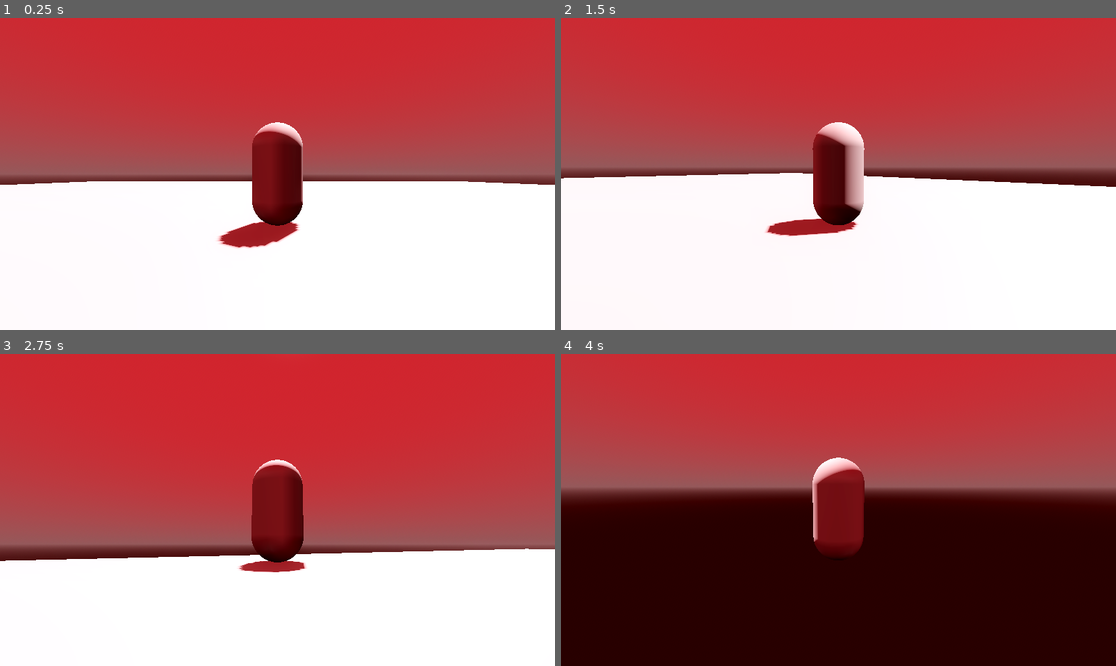
Above: before the commit, frames 1-4 (two rows, left to right).
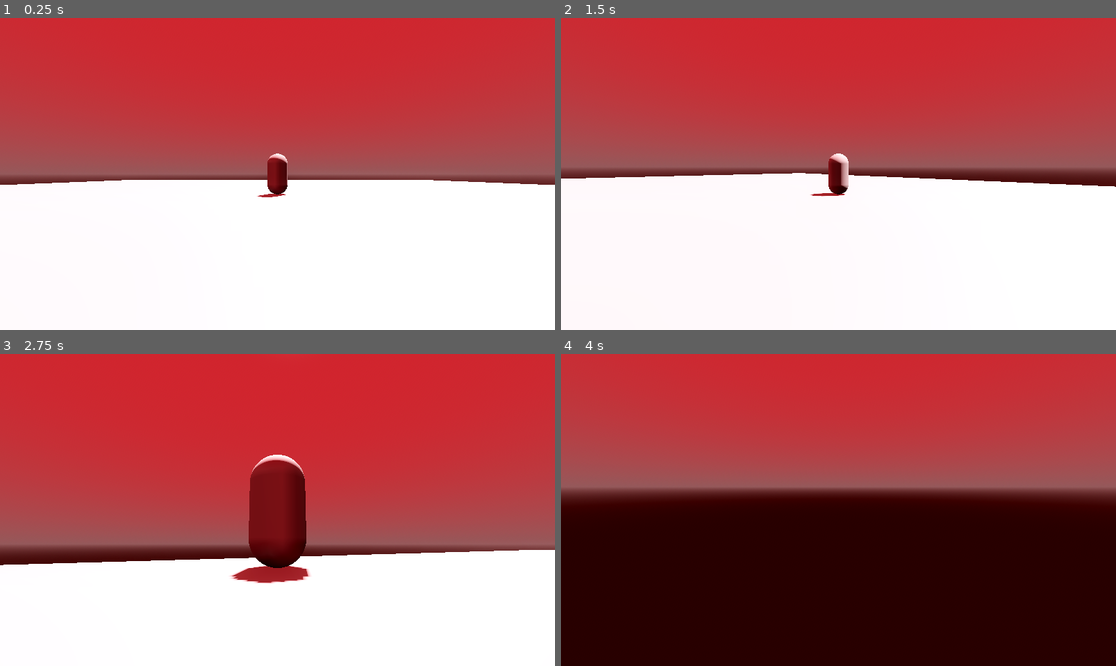
Above: after the commit, the same moments.

Repository: Gordan-Peci/ProjectCell
Game: Godot game, scene res://Scenes/LevelFragment.tscn
Two runs of this game, one before a commit and one after it. Both use one fixed random seed, a clock stepped at 60 frames per second and the inputs below.
Inputs (mouse positions are in pixels of both pictures, inside the frame that each line leads up to):
- Up to frame 1 (0.25 s): no input
- Up to frame 2 (1.5 s): tap Enter at 0.5 s; move the mouse to (866, 174) at 0.52 s; hold W (move_forward) from 0.53 s (still down); move the mouse to (810, 174) at 1.27 s
- Up to frame 3 (2.75 s): keep holding W (move_forward); move the mouse to (288, 503) at 2.02 s
- Up to frame 4 (4 s): keep holding W (move_forward); move the mouse to (832, 516) at 2.77 s; move the mouse to (877, 513) at 3.52 s

The runs differ from the first frame. In frame 1, 3.4% of the frame differs, in the area x 18-82%, y 33-74%; in frame 2, 3.2%; in frame 3, 2.1%; in frame 4, 2.6%.

Commit message:
Udaljena kamera

Diff:
--- a/Scenes/Finger.tscn
+++ b/Scenes/Finger.tscn
@@ -18,8 +18,9 @@
 [node name="CameraPoint" type="Node3D" parent="."]
 
 [node name="SpringArm3D" type="SpringArm3D" parent="CameraPoint"]
-spring_length = 4.0
+spring_length = 10.0
 margin = 0.5
 
 [node name="Camera3D" type="Camera3D" parent="CameraPoint/SpringArm3D"]
-transform = Transform3D(1, 0, 0, 0, 1, 0, 0, 0, 1, 0, 0, 4)
+transform = Transform3D(1, 0, 0, 0, 1, 0, 0, 0, 1, 0, 0, 10)
+near = 0.668
